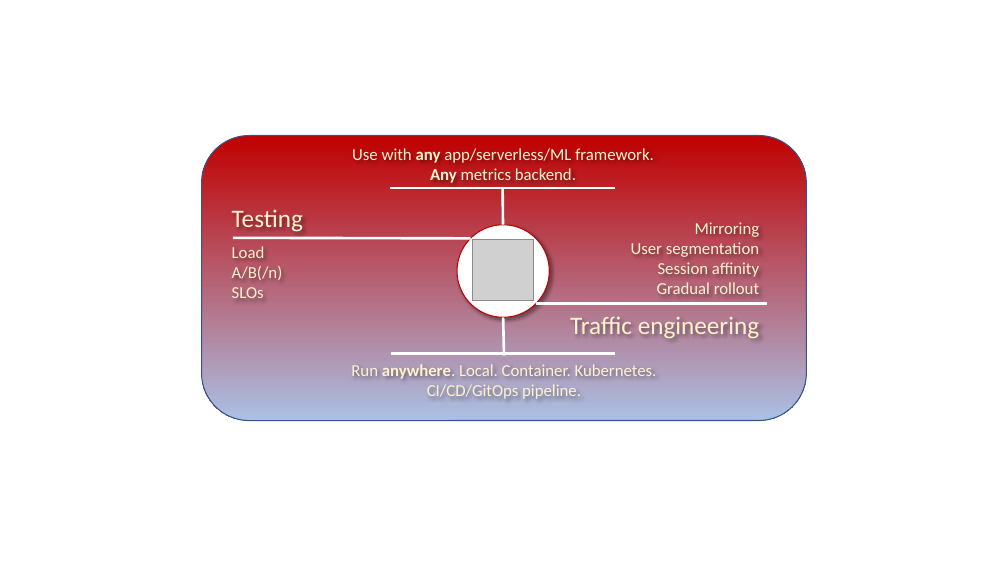
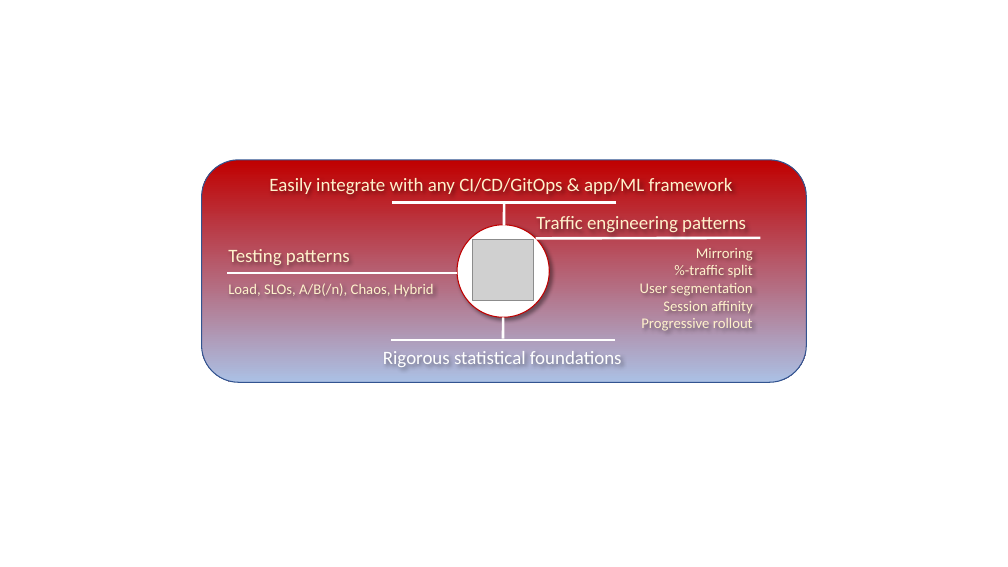
Before and after one commit to iter8-tools/iter8, a slide deck: slide 6 of mkdocs/docs/images/src/illustration.pptx. Drawn at 1008x567 pixels with LibreOffice and Linux fonts; fonts in the diff are those of the drawing; grey boxes stand for pictures. Boxes give left, top, right and bottom in pixels: in the first picture for what was removed or moved away, otherwise in the second. Text is boxed around its words. In the diff, an @@ line names an element or a change of style, - is before the commit and + after.

```diff
--- a/mkdocs/docs/images/src/illustration.pptx
+++ b/mkdocs/docs/images/src/illustration.pptx
@@ rounded rectangle: place and size @@
-rounded rectangle at <box>202,135,807,420</box>
+rounded rectangle at <box>202,160,807,382</box>
@@ text at <box>269,178,733,195</box>: text changed; size 16 to 18 pt @@
-Use with any app/serverless/ML framework. Any metrics backend.
+Easily integrate with any CI/CD/GitOps & app/ML framework
@@ line moved from (615, 188) - (390, 188) to (616, 203) - (392, 203) @@
@@ line moved from (503, 188) - (503, 225) to (504, 204) - (504, 225) @@
@@ line moved from (536, 304) - (767, 304) to (536, 238) - (761, 238) @@
@@ text at <box>536,216,746,232</box>: text changed; size 24 to 18 pt @@
-Traffic engineering
+Traffic engineering patterns
@@ text at <box>228,249,350,265</box>: text changed; size 24 to 18 pt @@
-Testing
+Testing patterns
@@ text "Mirroring": place and size @@
-text "Mirroring" at <box>631,222,760,294</box>
+text "Mirroring" at <box>640,248,753,331</box>
@@ text at <box>640,265,753,331</box>: text changed; size 16 to 14 pt @@
-User segmentation
-Session affinity
-Gradual rollout
+%-traffic split
+User segmentation Session affinity Progressive rollout
@@ text at <box>696,248,753,261</box>: size 16 to 14 pt in "Mirroring" @@
@@ line moved from (470, 238) - (233, 238) to (457, 273) - (227, 273) @@
@@ text at <box>228,283,434,296</box>: text changed; size 16 to 14 pt @@
-Load
-A/B(/n)
-SLOs
+Load, SLOs, A/B(/n), Chaos, Hybrid
@@ line moved from (504, 318) - (504, 355) to (504, 318) - (503, 339) @@
@@ text at <box>383,351,622,367</box>: text changed; size 16 to 18 pt; text colour gradient #FFF2CC to #FFFFFF to gradient #FFFFFF to #FFE699 @@
-Run anywhere. Local. Container. Kubernetes. CI/CD/GitOps pipeline.
+Rigorous statistical foundations
@@ line moved from (616, 354) - (391, 354) to (616, 340) - (391, 340) @@
```
Also in this commit, not shown: 1 other slide changed, 3 other files.
